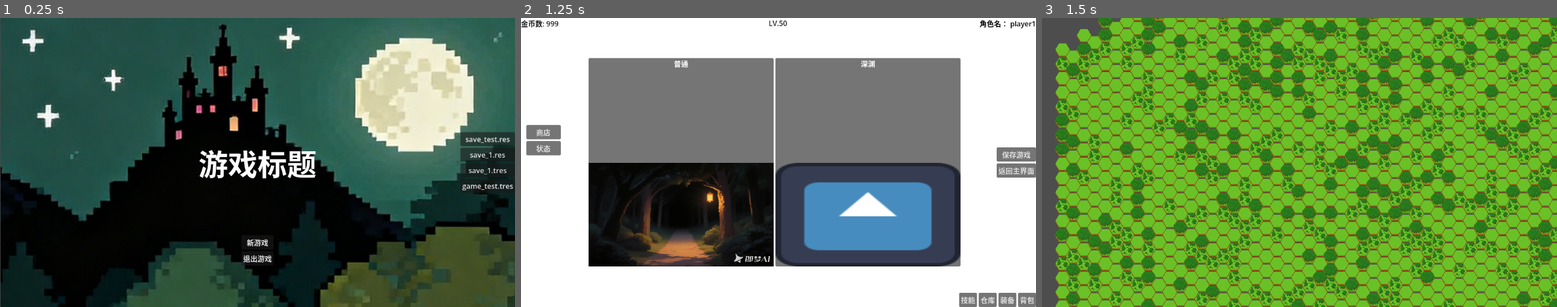
Above: before the commit, frames 1-3 (left to right).
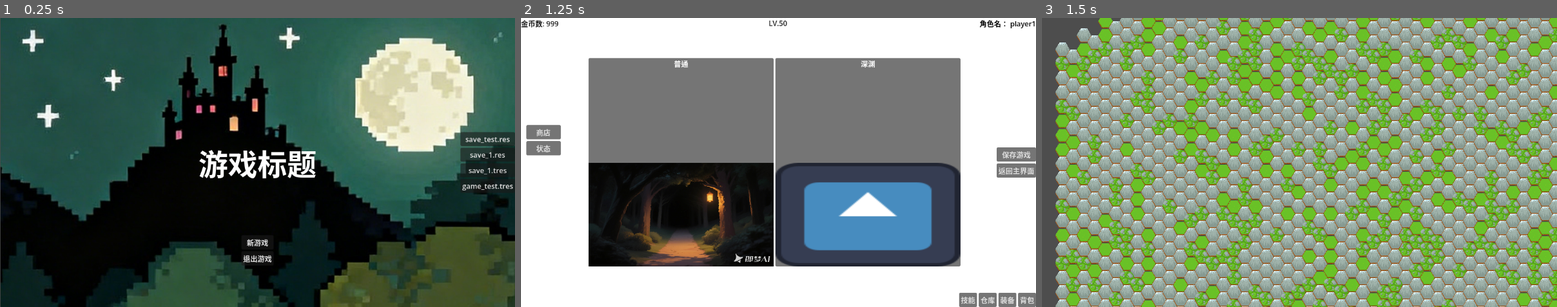
Above: after the commit, the same moments.

Repository: Brandon-Tanyiwu/godot_game_main_menue_shell
Game: Godot game, scene res://scenes/main_menu/main_menu.tscn
Same seed, same stepped clock (60 frames per second), same inputs: the game is played once before the commit and once after it. The engine's default icon, where the game draws it, is replaced by a stand-in: a white triangle on a blue panel in a dark square.
Inputs (mouse positions are in pixels of both pictures, inside the frame that each line leads up to):
- Up to frame 1 (0.25 s): no input
- Up to frame 2 (1.25 s): click "game_test.tres" at 0.5 s
- Up to frame 3 (1.5 s): click (1387, 162) at 1.25 s

Frames 1-2 are identical in both runs. In frame 3, 84% of the frame differs, in the area x 2-100%, y 0-100%.

Commit message:
update hex map save

Diff:
--- /dev/null
+++ b/config/tilemap/tiledata.csv
@@ -0,0 +1,42 @@
+cell_id,cell_name,cell_source_x,cell_source_y,hp_cost,mp_cost,action_cost,passable_info
+0,草原,0,0,0,0,1,1
+1,灌木林,1,0,0,0,2,1
+2,森林,2,0,0,0,3,1
+3,山地,3,0,0,0,4,1
+4,山林地,4,0,0,0,5,1
+5,大雪山,5,0,0,0,1,0
+6,浅海,6,0,0,0,2,1
+7,深海,7,0,0,0,4,0
+8,小镇,0,1,0,0,1,1
+9,城镇,1,1,0,0,1,1
+10,堡垒,2,1,0,0,1,1
+11,黄土原,3,1,0,0,1,1
+12,丛林,4,1,0,0,2,1
+13,沼泽,5,1,0,0,4,1
+14,草甸,6,1,0,0,2,1
+15,耕地,7,1,0,0,1,1
+16,雪原,0,2,0,0,1,1
+17,小雪林,1,2,0,0,2,1
+18,大雪林,2,2,0,0,3,1
+19,雪丘,3,2,0,0,3,1
+20,大雪丘,4,2,0,0,4,1
+21,冰湖,5,2,0,0,5,1
+22,城镇,6,2,0,0,1,1
+23,雪都,7,2,0,0,1,1
+24,沙原,0,3,0,0,1,1
+25,沙丘,1,3,0,0,1,1
+26,流沙,2,3,0,0,5,0
+27,沙山,3,3,0,0,5,0
+28,绿洲,4,3,0,0,1,1
+29,沙村,5,3,0,0,1,1
+30,沙镇,6,3,0,0,1,1
+31,沙城,7,3,0,0,1,1
+32,红树林,0,4,0,0,3,1
+33,草丛,1,4,0,0,1,0
+34,冰从,2,4,0,0,1,0
+35,红草丛,3,4,0,0,1,0
+36,左港口,4,4,0,0,1,1
+37,右港口,5,4,0,0,1,1
+38,灯塔,6,4,0,0,1,1
+39,草原部落,7,4,1,0,1,1
+40,野蛮部落,0,5,4,0,1,1
--- a/script/managers/GameDataManager.gd
+++ b/script/managers/GameDataManager.gd
@@ -8,10 +8,13 @@
 var items:Dictionary = {}
 var skills:Dictionary = {}
 var icons:Dictionary = {}
+var tiles:Dictionary = {}
+
 func _ready() -> void:
 	print("load csv data")
 	items = _load_csv("res://config/item/item_data.csv")
 	icons = _load_csv("res://config/icon/icon_match.csv")
+	tiles = _load_csv("res://config/tilemap/tiledata.csv")
 func _load_csv(path:String, delimiter:String=",")-> Dictionary:
 	var result:Dictionary = {}
 
@@ -40,14 +43,14 @@
 				var key = headers[i].strip_edges()
 				var value = line[i].strip_edges()
 				row_data[key] = _auto_cast(value)
-		row_data["item_id"] = int(row_id)
+		row_data["id"] = int(row_id)
 		result[row_id] = row_data
 	file.close()
 	return result
 
-func get_item_data(item_id:int) -> ItemData:
-	var raw_info = items.get(item_id)
-	var icon_info = icons.get(item_id)
+func get_item_data(id:int) -> ItemData:
+	var raw_info = items.get(id)
+	var icon_info = icons.get(id)
 	if not raw_info:return null
 
 	var item = ItemData.new()
@@ -66,6 +69,15 @@
 	)
 	item.icon = atlas_texture
 	return item
+##获取地形资源
+func get_terrain_info(id:int) ->Dictionary:
+	if tiles.has(id):
+		return tiles[id]
+	push_warning("trerrain id not registed")
+	return {}
+
+
+
 func _auto_cast(val:String)->Variant:
 	match val.to_lower():
 		"":
--- a/script/managers/HexMapManager.gd
+++ b/script/managers/HexMapManager.gd
@@ -16,14 +16,16 @@
 ]
 # 内部类：定义单个六边形的数据结构
 class CellData extends RefCounted:
+	var id: int #地形id
 	var coord: Vector2i         # 轴向坐标 Vector2i(q, r)
-	var terrain_type: String    # 地形类型: "grass", "forest", "mountain", "water"
+	var terrain_type: String    # 地形名称: "grass", "forest", "mountain", "water"
 	var movement_cost: float = 1.0 # 移动消耗权重
 	var is_passable: bool = true   # 是否可通过
 	var fog_state: FogState = FogState.UNEXPLORED
 
 
 func generate_hex_map(width: int,height:int) -> void:
+
 	_clear_system()
 
 	##平顶六边形先width,后循环height，尖顶六边形反之
@@ -36,14 +38,11 @@
 
 			var rand = randf()
 			if rand<=0.15:
-				cell.terrain_type = "fullforest"
-				cell.is_passable = false
-				cell.movement_cost = 999
+				cell.id=0
 			elif  rand <0.35:
-				cell.terrain_type = "lowforest"
-				cell.movement_cost = 2
+				cell.id=3
 			else:
-				cell.terrain_type = "grass"
+				cell.id=5
 			world_cells[coord] = cell
 
 			var id = _get_or_create_id(coord)
--- a/script/map/civilisation_map.gd
+++ b/script/map/civilisation_map.gd
@@ -52,3 +52,37 @@
 		cell.fog_state = HexMapManager.FogState.VISIBLE
 		# 表现层：直接把 FogLayer 这一格的砖块擦除掉 (erase_cell)，底下的地形就露出来了！
 		fog_layer.erase_cell(target_coord)
+
+##缓存读取函数
+func _has_valid_save_data()->bool:
+	if SaveManager.current_save == null:
+		return false
+	var map_info = SaveManager.current_save.hex_map_info
+	return map_info!= null and not map_info.is_empty()
+
+##缓存数据恢复
+func _load_map_from_save() -> Dictionary:
+	var raw_data :Dictionary = SaveManager.current_save.hex_map_info
+	var processed_data: Dictionary = {}
+
+	for key in raw_data:
+		var coord:Vector2i
+		if key is String:
+			coord = _parse_string_to_vector2i(key)
+		else :
+			coord = key
+		processed_data[coord] = raw_data[key]
+	return processed_data
+
+func _write_to_save(data:Dictionary) -> void:
+	if SaveManager.current_save != null:
+		SaveManager.current_save.hex_map_info = data
+
+func _parse_string_to_vector2i(key:String) ->Vector2i:
+	key = key.replace("Vector2i","").replace("(","").replace(")","")
+	var parts = key.split(",")
+
+	if parts.size() == 2:
+		return Vector2i(int(parts[0]),int(parts[1]))
+	push_error("can't parse vector2i index")
+	return Vector2i.ZERO
--- a/script/map/hex_map_layer.gd
+++ b/script/map/hex_map_layer.gd
@@ -1,9 +1,6 @@
 extends TileMapLayer
 
-var ATLAS_MAP:Dictionary = {"grass":Vector2i(0,0)
-,"lowforest":Vector2i(1,0)
-,"fullforest":Vector2i(2,0)
-}
+
 const source_id = 2
 
 func _ready() -> void:
@@ -13,9 +10,9 @@
 	clear()
 	for coord in cells_data:
 		var cell = cells_data[coord] as HexMapManager.CellData
-		var atlas_coord = ATLAS_MAP.get(cell.terrain_type,Vector2i(0,0))
-		print(cell,"  ",atlas_coord)
-		set_cell(coord,source_id,atlas_coord)
+		var cell_info = GameDataManager.get_terrain_info(cell.id)
+		#print(cell,"  ",atlas_coord)
+		set_cell(coord,source_id,Vector2i(cell_info["cell_source_x"],cell_info["cell_source_y"]))
 	print("layer completed")
 
 func _unhandled_input(event: InputEvent) -> void:
--- a/script/resources/SaveData.gd
+++ b/script/resources/SaveData.gd
@@ -23,4 +23,6 @@
 
 @export var unlocked_skills:Array = []
 
+@export var hex_map_info: Dictionary = {}
+
 @export var current_stage:int = 1
Renamed: data/MapNodeData.tres -> config/tilemap/MapNodeData.tres
Binary file added: config/tilemap/tiledata.action.translation
Binary file added: config/tilemap/tiledata.cell.translation
Not shown, added: config/tilemap/tiledata.csv.import
Binary file added: config/tilemap/tiledata.hp.translation
Binary file added: config/tilemap/tiledata.mp.translation
Binary file added: config/tilemap/tiledata.passable.translation
